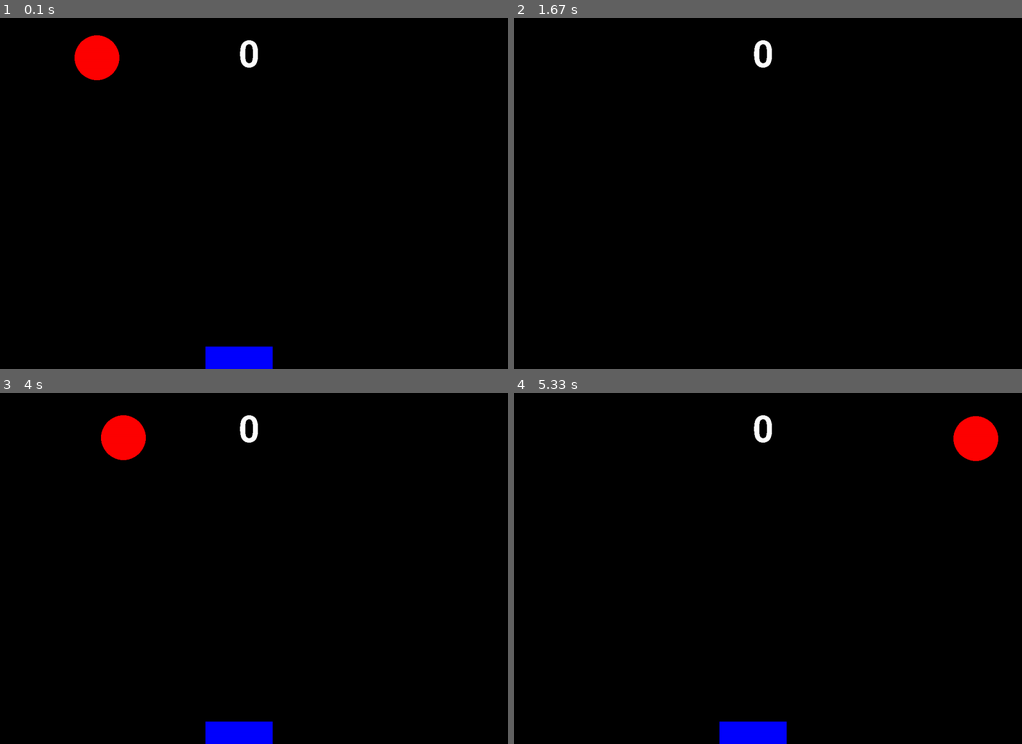
Above: before the commit, frames 1-4 (two rows, left to right).
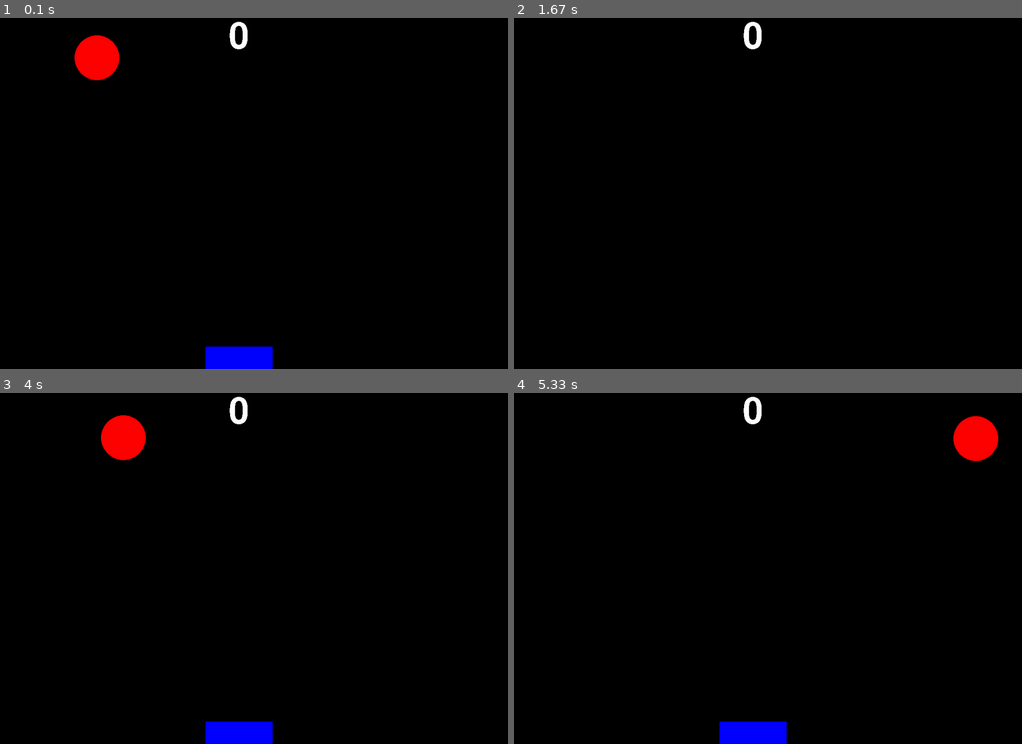
Above: after the commit, the same moments.

Repository: alanfortlink/pygame-wrapper
Game: pygame game, started from main.py
The game is run twice, just before and just after one commit, with the same random seed, the same clock (stepped at 60 frames per second) and the same inputs.
Inputs:
- Up to frame 1 (0.1 s): no input
- Up to frame 2 (1.67 s): hold Right 0.33-0.8 s; hold Right 0.83-1.3 s
- Up to frame 3 (4 s): tap Enter at 1.9, 3.83 s; hold Left 2.23-2.63 s; hold Right 2.67-3.3 s
- Up to frame 4 (5.33 s): hold Right 4.17-4.63 s; tap Enter at 5.17 s

The runs differ from the first frame. In frame 1, 0.3% of the frame differs, in the area x 45-51%, y 1-15%; in frame 2, 0.3%; in frame 3, 0.3%; in frame 4, 0.3%.

Commit message:
Update text

Diff:
--- a/wrapper.py
+++ b/wrapper.py
@@ -98,7 +98,8 @@
     def draw_text(self, text, x, y, size, color):
         font = pygame.font.SysFont(None, size)
         text_surface = font.render(text, False, color)
-        self.screen.blit(text_surface, (x, y))
+        szx, szy = font.size(text)
+        self.screen.blit(text_surface, (x - szx / 2, y - szy / 2))
 
     def draw_rect(self, x, y, width, height, color):
         # pylint: disable=too-many-arguments,invalid-name
